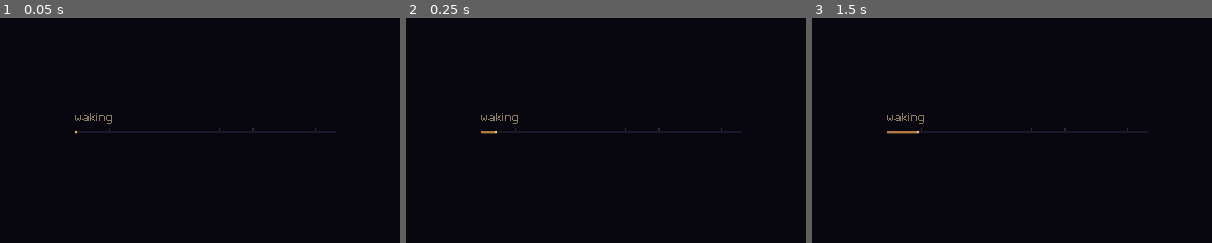
Above: before the commit, frames 1-3 (left to right).
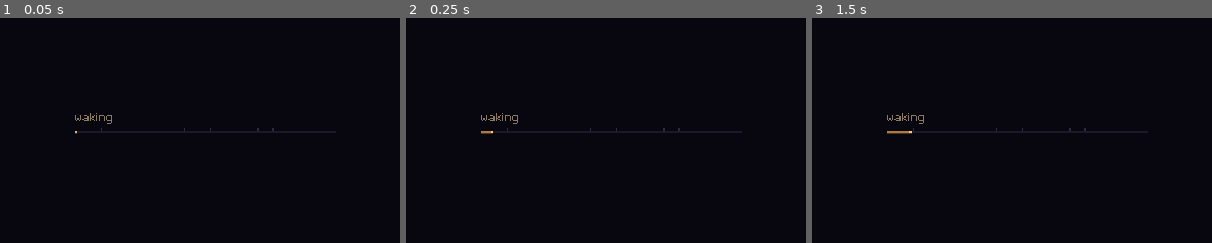
Above: after the commit, the same moments.

Repository: Xaxis/unspent-ortho
Game: Godot game, scene res://src/main.tscn
The game is run twice, just before and just after one commit, with the same random seed, the same clock (stepped at 60 frames per second) and the same inputs.
Inputs:
- Up to frame 1 (0.05 s): no input
- Up to frame 2 (0.25 s): no input
- Up to frame 3 (1.5 s): tap Enter (ui_accept) at 0.5, 0.77, 1.07, 1.25 s; hold D (move_right) 0.53-1.28 s; hold F (lamp) 0.53-1.28 s; tap E (use) at 0.8, 1.35 s; hold S (move_down) from 1.28 s (still down)
The pictures show only the part of the screen within x 24-74%, y 34-84%; the shares and areas given below are measured in that part.

The runs differ from the first frame. In frame 1, less than 0.1% of the frame differs, in the area x 25-79%, y 48-51%; in frame 2, less than 0.1%; in frame 3, less than 0.1%, in the area x 24-79%, y 48-52%.

Commit message:
End the loading line when the world is drawn, not when it is built
A world's first frame compiles its shaders and stalls: 2.4 s here, 0.5-1.1 s
in the browser. The page used to reach the end of its line and then hang
there. Now the last stage is that first frame, so the line tells the truth,
and a main-thread stage reports the wall time it was current.

The page's ink fades before its glass, so the sketch and the line lift off
the world instead of cutting out.

Diff:
--- a/src/boot/boot_page.gd
+++ b/src/boot/boot_page.gd
@@ -67,13 +67,15 @@
 var _sketch: ImageTexture
 var _sketch_t := 0.0
 var _mark := Vector2i(-1, -1)
+## The glass, and the ink on it (sketch, line, words): the ink lifts first.
 var _sheet: Control
+var _ink: Control
 var _t := 0.0
 var _shown := 0
 var _lift := -1.0
 var _handed := false
-## Frames drawn since the scene was made; the page lifts once it has drawn.
-var _after := 0
+## Frames drawn since the scene was made (-1 before).
+var _drawn := -1
 
 
 ## True where slow jobs may go to the worker pool (not the no-threads web build).
@@ -118,7 +120,7 @@
 	page._sketch_image = BootPage._sketch_of(bw, w)
 	page._mark = Vector2i(((w.spawn as Vector2) * SKETCH / float(w.size)).floor())
 	page._sketch_t = SKETCH_DRAW_SECONDS
-	for s: Array in [[&"code", "waking"], [&"world", "raising the land"], [&"view", "laying out the ground"], [&"near", "drawing what is near"], [&"start", "setting out"]]:
+	for s: Array in [[&"code", "waking"], [&"world", "raising the land"], [&"view", "laying out the ground"], [&"near", "drawing what is near"], [&"start", "setting out"], [&"draw", "looking up"]]:
 		page.stages.add(s[0], s[1], 500.0, func() -> void: pass)
 	parent.add_child(page)
 	return page
@@ -192,6 +194,13 @@
 		_world = null
 		_view = null
 		scene = BootPage._make_game(_parent, o) if what == "game" else BootPage._make_title(_parent, o), false)
+	# A world's first frame compiles its shaders and stalls (seconds on the web):
+	# the line ends when that frame is drawn, not before.
+	stages.add(&"draw", "looking up", 1200.0, func() -> bool:
+		if _drawn < 0:
+			_drawn = 0
+			RenderingServer.frame_post_draw.connect(_on_drawn)
+		return _drawn >= 2 or BootPage.headless(), false)
 
 
 ## Every system script the game loads (Game._system_files), as res:// paths.
@@ -213,15 +222,24 @@
 	_sheet.name = "sheet"
 	_sheet.set_anchors_preset(Control.PRESET_FULL_RECT)
 	_sheet.mouse_filter = Control.MOUSE_FILTER_IGNORE
-	_sheet.draw.connect(_draw_page)
+	_sheet.draw.connect(_draw_glass)
 	add_child(_sheet)
+	_ink = Control.new()
+	_ink.name = "ink"
+	_ink.set_anchors_preset(Control.PRESET_FULL_RECT)
+	_ink.mouse_filter = Control.MOUSE_FILTER_IGNORE
+	_ink.draw.connect(_draw_page)
+	add_child(_ink)
 
 
 func _process(delta: float) -> void:
 	_t += delta
 	_sheet.queue_redraw()
+	_ink.queue_redraw()
+	if _lift >= 0.0:
+		_ink.modulate.a = 1.0 - clampf(_lift / (LIFT_SECONDS * 0.5), 0.0, 1.0)
 	var cur := stages.current()
-	if _sketch == null and _sketch_image != null and (kind == "preview" or cur == null or cur.id == &"near" or cur.id == &"start"):
+	if _sketch == null and _sketch_image != null and (kind == "preview" or cur == null or not cur.worker):
 		_sketch = ImageTexture.create_from_image(_sketch_image)
 		if kind != "preview":
 			print("boot sketch %s: the island is drawn in" % kind)
@@ -235,10 +253,7 @@
 			queue_free()
 		return
 	if _handed:
-		# Lift once the scene has drawn a couple of frames under the page.
-		_after += 1
-		if _after >= 2:
-			_lift = 0.0
+		_lift = 0.0
 		return
 	# Draw the page once before the first stage, so the first frame is the page.
 	_shown += 1
@@ -255,7 +270,13 @@
 	handed_over.emit(scene)
 
 
+func _on_drawn() -> void:
+	_drawn += 1
+
+
 func _exit_tree() -> void:
+	if RenderingServer.frame_post_draw.is_connected(_on_drawn):
+		RenderingServer.frame_post_draw.disconnect(_on_drawn)
 	# A page closed mid-way (the game quit) waits out its worker, and must not
 	# leave a view nobody frees.
 	stages.wait()
@@ -268,14 +289,16 @@
 	return held_progress if held_progress >= 0.0 else stages.progress()
 
 
-func _draw_page() -> void:
+## The glass goes once the ink on it has faded.
+func _draw_glass() -> void:
 	var a := 1.0
 	if _lift >= 0.0:
-		a = 1.0 - clampf(_lift / LIFT_SECONDS, 0.0, 1.0)
-	var ci := _sheet
-	UiDraw.rect(ci, Rect2i(0, 0, 640, 360), Color(GLASS, a))
-	if a < 1.0:
-		return
+		a = 1.0 - clampf((_lift - LIFT_SECONDS * 0.4) / (LIFT_SECONDS * 0.6), 0.0, 1.0)
+	UiDraw.rect(_sheet, Rect2i(0, 0, 640, 360), Color(GLASS, a))
+
+
+func _draw_page() -> void:
+	var ci := _ink
 	# A faint band drifting down the glass: the page is alive while a stage runs.
 	var band_y := int(fmod(_t * 22.0, 400.0)) - 20
 	UiDraw.rect(ci, Rect2i(0, band_y, 640, 14), SCAN)
@@ -305,7 +328,7 @@
 	var breathe := 0.65 + 0.35 * sin(_t * 5.0)
 	UiDraw.rect(ci, Rect2i(head - 1, LINE_Y, 2, 1), Color(HEAD, breathe))
 	var cur := stages.current()
-	var words := cur.label if cur != null else "setting out"
+	var words := cur.label if cur != null else "looking up"
 	if held_progress >= 0.0:
 		words = _label_at(p)
 	UiDraw.text(ci, Vector2i(x0, LINE_Y - 16), words, WORDS)
--- a/src/boot/boot_stages.gd
+++ b/src/boot/boot_stages.gd
@@ -79,6 +79,9 @@
 	if _started_usec == 0:
 		_started_usec = Time.get_ticks_usec()
 	if _run_one(s):
+		# On the main thread a stage's time is the wall time it was current,
+		# frames between its pieces included.
+		s.ms = (Time.get_ticks_usec() - _started_usec) / 1000.0
 		next += 1
 		_started_usec = Time.get_ticks_usec()
 	return done()
--- a/tests/export/test_boot_page.gd
+++ b/tests/export/test_boot_page.gd
@@ -44,7 +44,7 @@
 		eq(game.systems.size(), BootPage.system_scripts().size(), "every system loaded")
 	check(not BootWorld.offered(), "the world was taken, not left on offer")
 	var t := page.stages.timings()
-	for id: StringName in [&"code", &"world", &"view", &"near", &"start"]:
+	for id: StringName in [&"code", &"world", &"view", &"near", &"start", &"draw"]:
 		check(t.has(id), "stage %s ran (%s)" % [id, "threads" if threads else "no threads"])
 	eq(page.progress(), 1.0, "the line is full at the hand-over")
 	for i in range(1, seen.size()):
